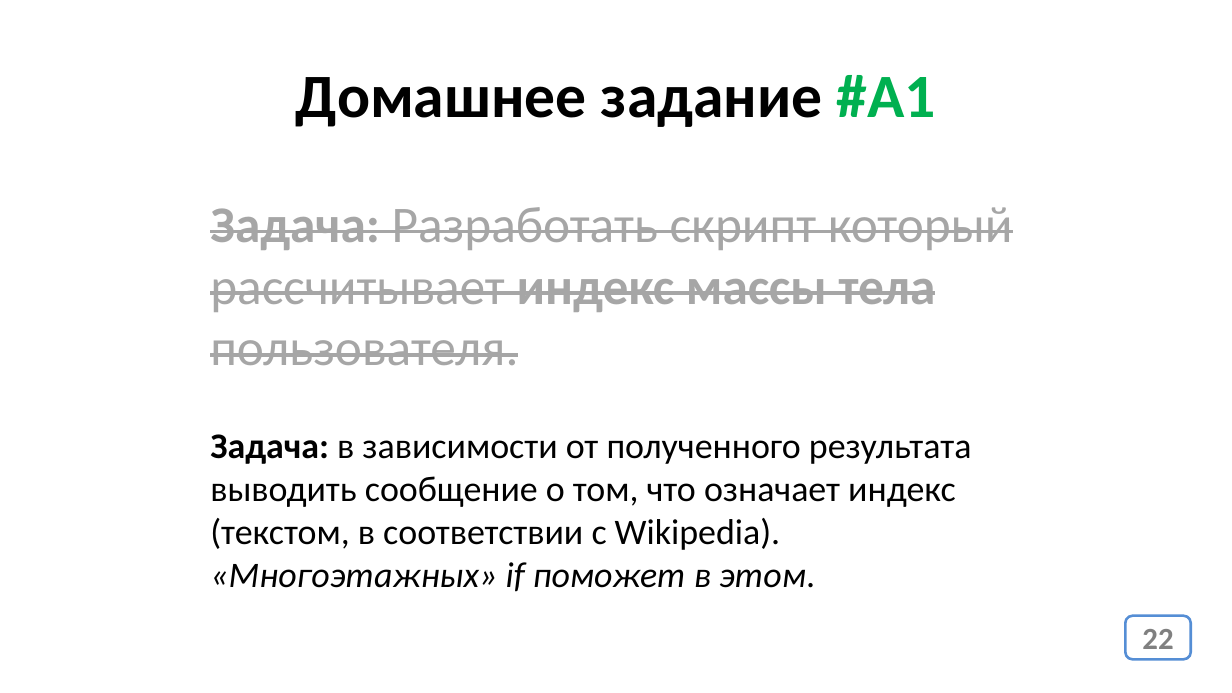
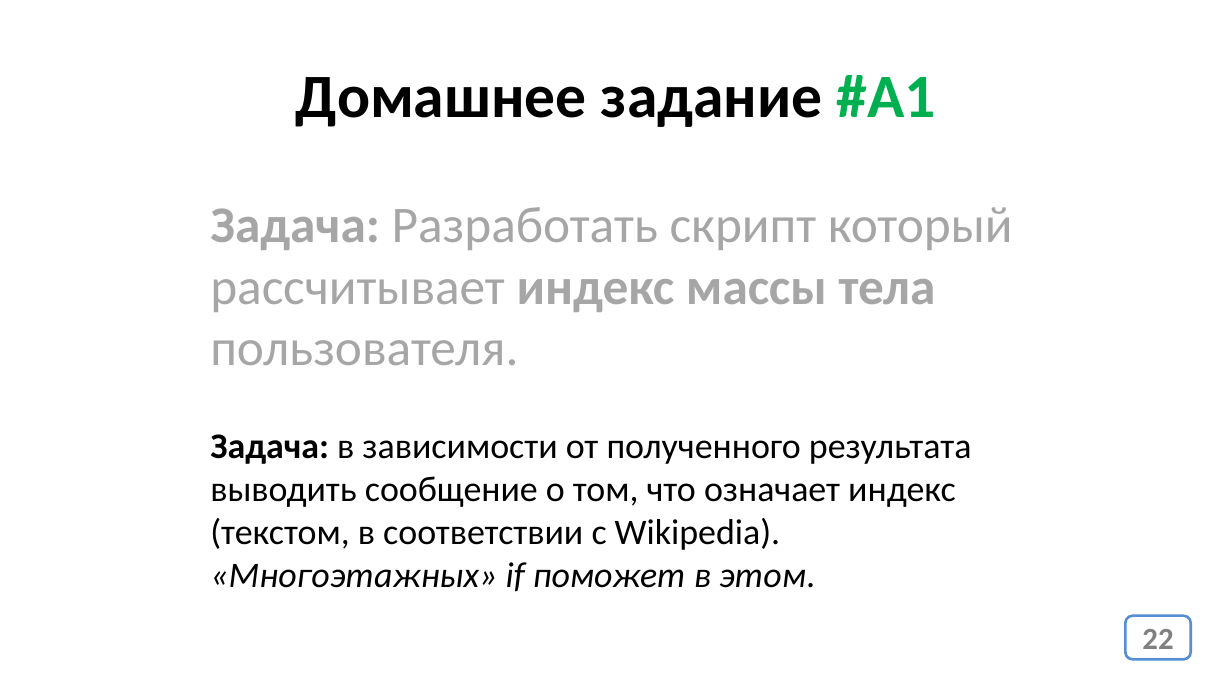
Before and after one commit to web36-ortdnipro/lesson19, a slide deck: slide 22 of lesson19.pptx. Drawn at 1232x693 pixels with LibreOffice and Linux fonts; fonts in the diff are those of the drawing. Boxes give left, top, right and bottom in pixels: in the first picture for what was removed or moved away, otherwise in the second. Text is boxed around its words. In the diff, an @@ line names an element or a change of style, - is before the commit and + after.

```diff
--- a/lesson19.pptx
+++ b/lesson19.pptx
@@ text "Задача: Разработать скрипт который рассчитывает ..." at bbox=[210, 207, 1013, 365]: strikethrough off @@
```
Also in this commit, not shown: 4 other slides changed, 1 other file.
